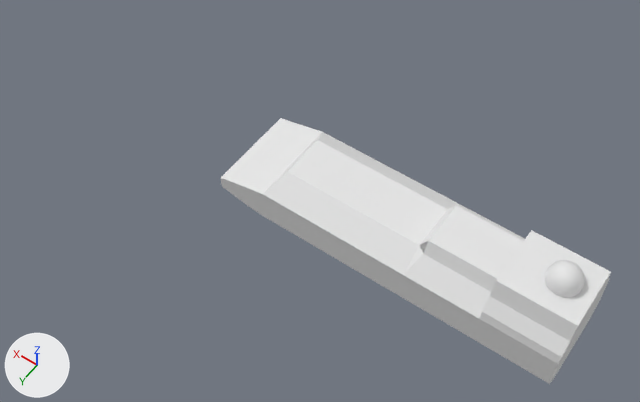
Before and after pictures for a commit that changed the Blender file art/combat-carrier.blend.
Camera for both pictures: a 50 mm lens placed at (-12.7, 18.1, 27.9), pointed at (0.0, 0.4, 0.1). Every picture has the same lights, and +X, +Y and +Z are marked at lower left. The picture after the commit comes second.
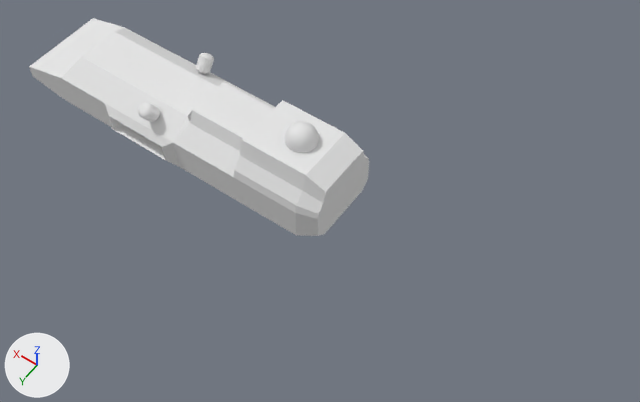
Commit message: Add carrier concept art and combat carrier model

Pixel boxes [x1, y1, x2, y2] of what changed, in the pictures (640 x 402 px; the box of a moved part takes in the faces that stretch with it):
'Cube', reshaped (13% narrower, 18% shorter)
    before: [221, 118, 611, 384]
    after: [29, 18, 369, 236]
part 1 of me_cube, moved or reshaped
    before: [545, 260, 585, 297]
    after: [285, 121, 319, 153]
part 2 of me_cube, added
    after: [138, 53, 214, 122]
part 3 of me_cube, added
    after: [29, 18, 369, 236]
part 4 of me_cube, deleted
    before: [221, 118, 611, 384]

The edits, one by one:
me_cube is used by ob_cube; location (0.0, 0.0, 0.0).
me_cube had 363 vertices, 361 faces and spanned x -11.0..3.75, y -2.0..0.65, z -1.0..3.34.
me_cube now has 573 vertices, 542 faces and spans x -0.88..14.75, y -2.25..0.65, z -1.0..3.34.
me_cube part 1: the loose piece of 289 vertices spanning x -10.51..-9.21, y -0.65..0.65, z 2.56..3.34 is moved by (11.0, 0.0, 0.0).
me_cube part 2: a new loose piece of 192 vertices spanning x 7.24..7.89, y -2.2..-1.32, z 1.24..2.17, in mat_material (white #e7e7e7).
me_cube part 3: a new loose piece of 92 vertices spanning x -0.88..14.75, y -2.25..0.0, z -1.0..2.57, in mat_material (white #e7e7e7).
Part 4, on me_cube:
74 vertices are removed from x -11.0..3.75, y -2.0..0.0, z -1.0..2.57.
73 faces are deleted.
